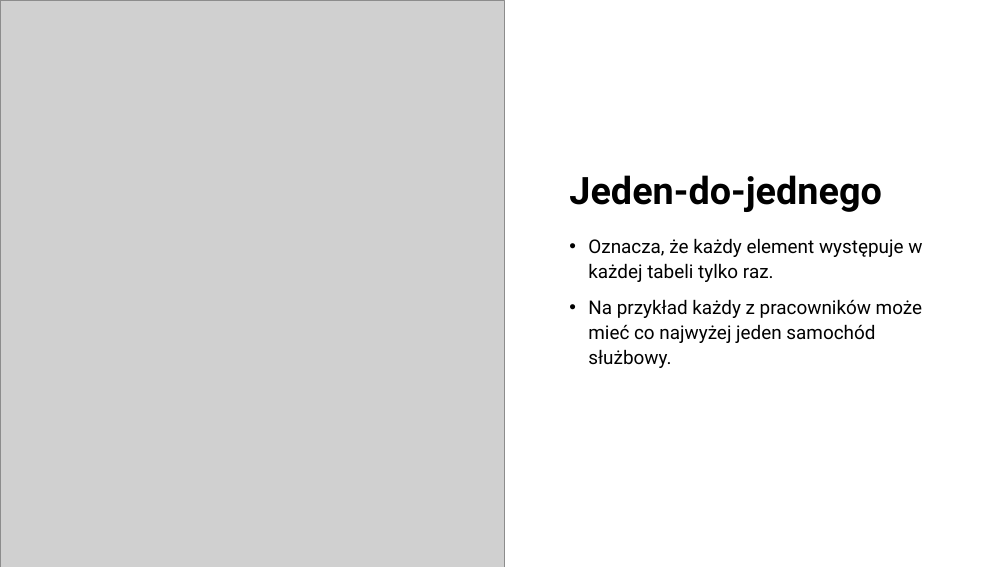
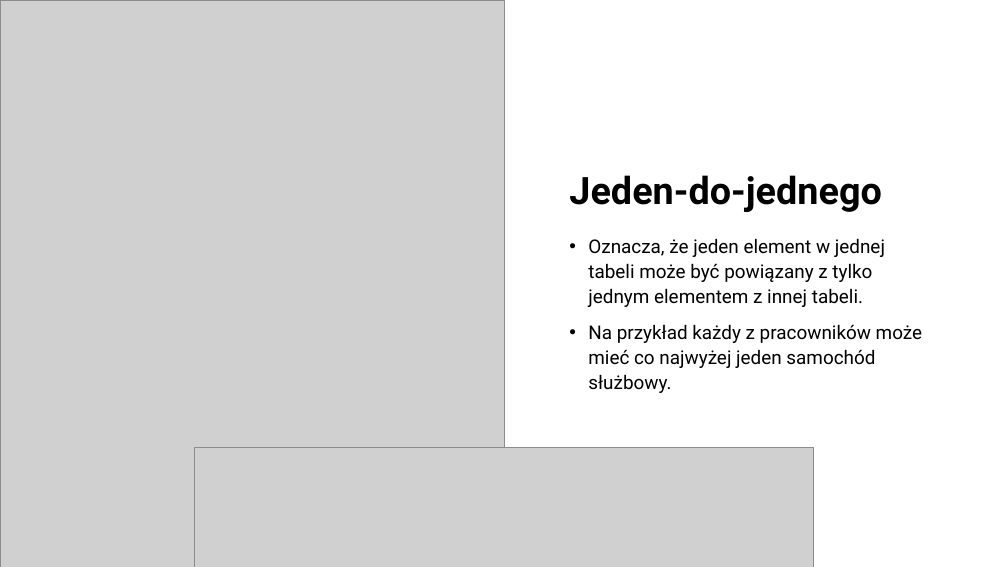
Before and after one commit to Joberooo/Joberooo.github.io, a slide deck: slide 4 of subjects/WWW/Bazy danych - 6 zajęcia.pptx. Drawn at 1008x567 pixels with LibreOffice and Linux fonts; fonts in the diff are those of the drawing; grey boxes stand for pictures. Boxes give left, top, right and bottom in pixels: in the first picture for what was removed or moved away, otherwise in the second. Text is boxed around its words. In the diff, an @@ line names an element or a change of style, - is before the commit and + after.

```diff
--- a/subjects/WWW/Bazy danych - 6 zajęcia.pptx
+++ b/subjects/WWW/Bazy danych - 6 zajęcia.pptx
@@ text at (x1=588, y1=238, x2=885, y2=307): text changed @@
-• Oznacza, że każdy element występuje w każdej tabeli tylko raz.
+• Oznacza, że jeden element w jednej tabeli może być powiązany z tylko jednym elementem z innej tabeli.
@@ picture added at (x1=194, y1=448, x2=814, y2=567) @@
```
Also in this commit, not shown: 2 other slides changed, 1 other file.
